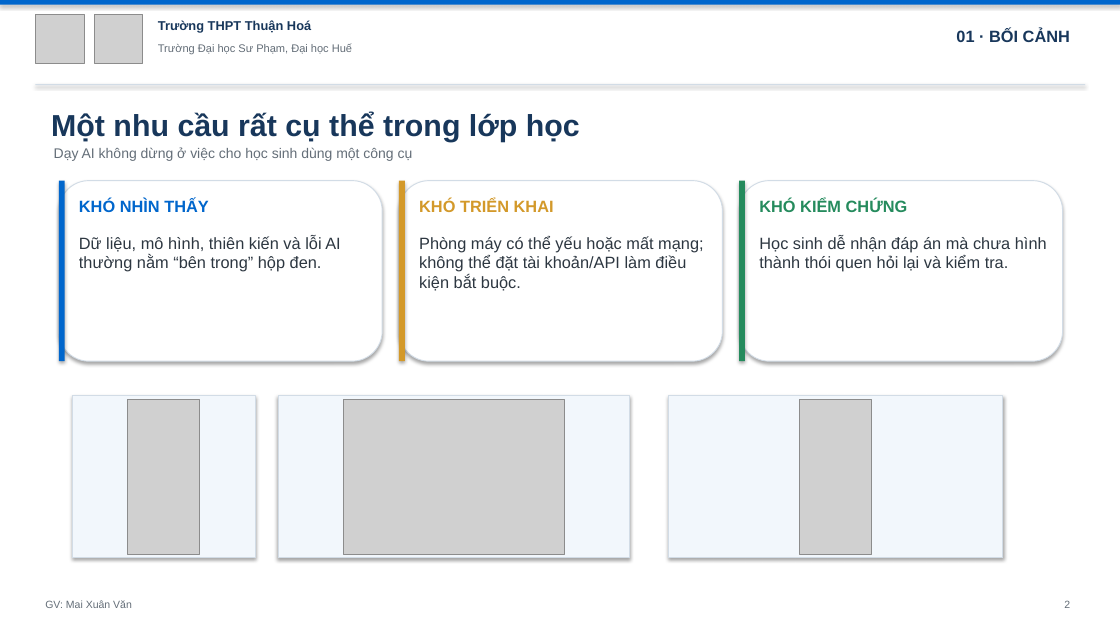
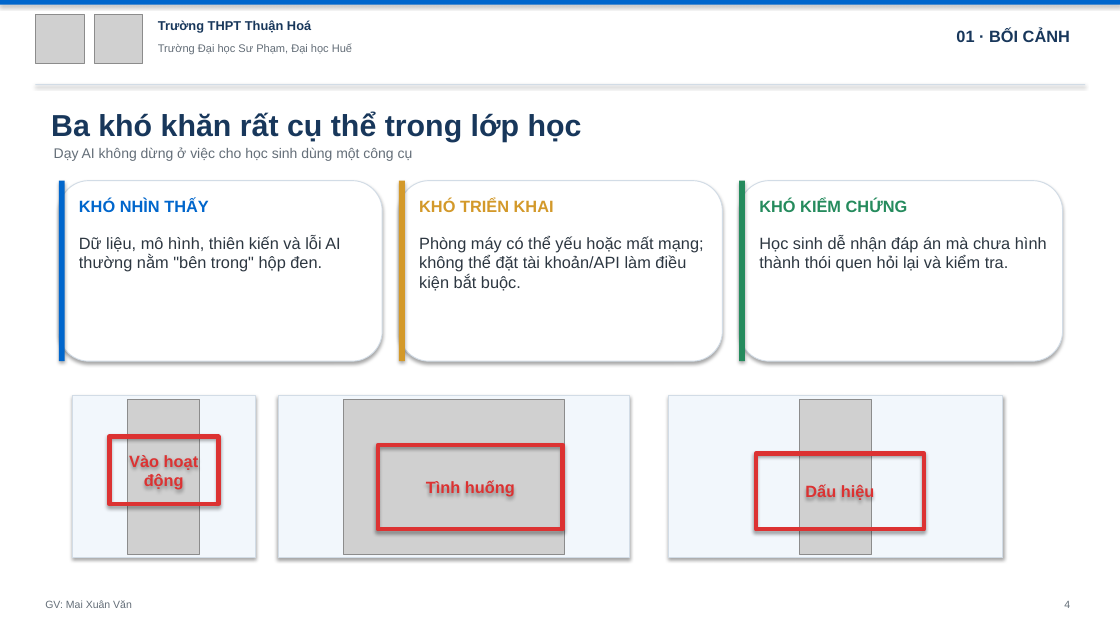
Before and after one commit to mxuanvan02/ainatomy, a slide deck: slide 4 of template_thuanhoa.pptx (slide 2 before the commit). Drawn at 1120x630 pixels with LibreOffice and Linux fonts; fonts in the diff are those of the drawing; grey boxes stand for pictures. Boxes give left, top, right and bottom in pixels: in the first picture for what was removed or moved away, otherwise in the second. Text is boxed around its words. In the diff, an @@ line names an element or a change of style, - is before the commit and + after.

```diff
--- a/template_thuanhoa.pptx
+++ b/template_thuanhoa.pptx
@@ text at (51, 112, 582, 142): text changed @@
-Một nhu cầu rất cụ thể trong lớp học
+Ba khó khăn rất cụ thể trong lớp học
@@ text at (79, 235, 340, 272): text changed @@
-Dữ liệu, mô hình, thiên kiến và lỗi AI thường nằm “bên trong” hộp đen.
+Dữ liệu, mô hình, thiên kiến và lỗi AI thường nằm "bên trong" hộp đen.
@@ rectangle added at (109, 437, 218, 504), outline #DC3232 4 pt, 14 pt, text #DC3232, bold @@
+Vào hoạt động
@@ rectangle added at (378, 445, 563, 529), outline #DC3232 4 pt, 14 pt, text #DC3232, bold @@
+Tình huống
@@ rectangle added at (756, 454, 924, 529), outline #DC3232 4 pt, 14 pt, text #DC3232, bold @@
+Dấu hiệu
@@ text at (1064, 601, 1070, 608): text changed @@
-2
+4
```
Also in this commit, not shown: 11 other slides changed, 2 slides added, 3 other files.
